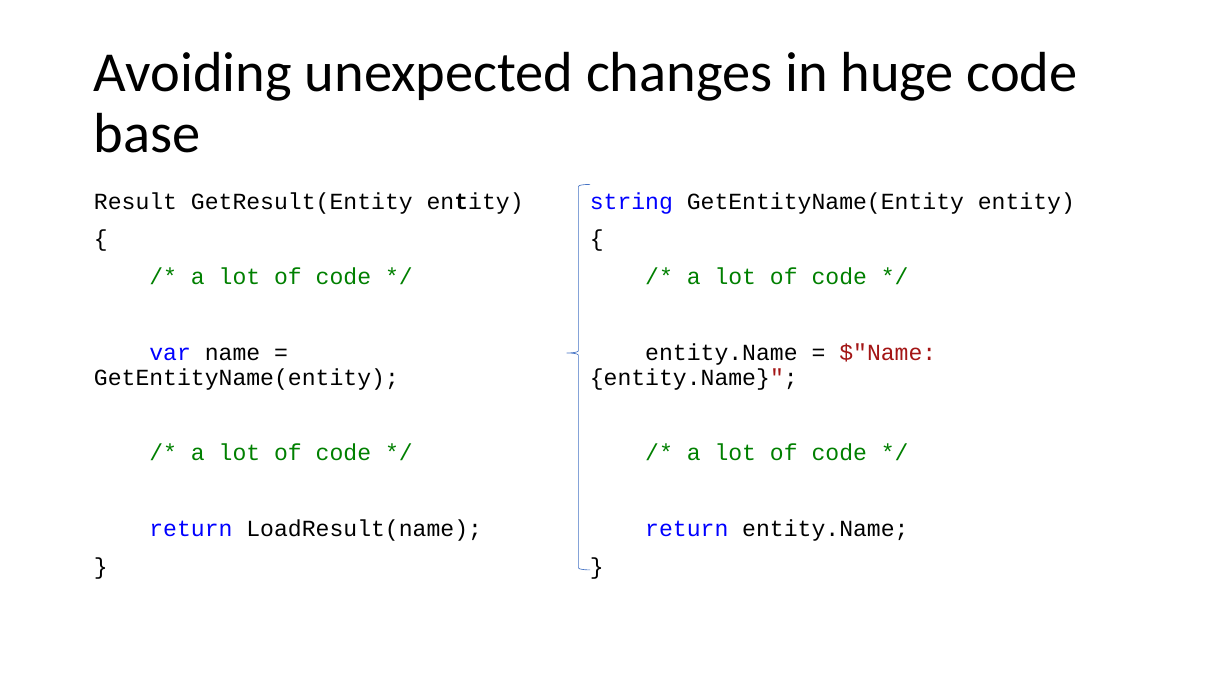
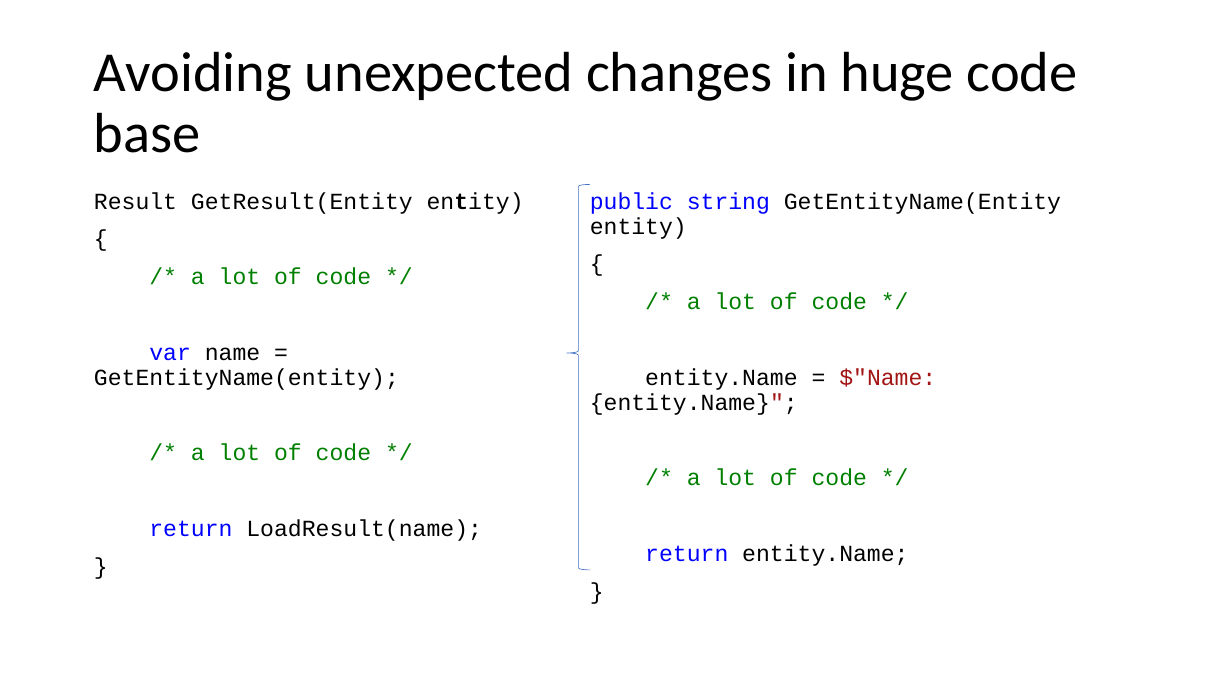
Before and after one commit to kugushev/presentations, a slide deck: slide 6 of Presentation.pptx. Drawn at 1232x693 pixels with LibreOffice and Linux fonts; fonts in the diff are those of the drawing. Boxes give left, top, right and bottom in pixels: in the first picture for what was removed or moved away, otherwise in the second. Text is boxed around its words. In the diff, an @@ line names an element or a change of style, - is before the commit and + after.

```diff
--- a/Presentation.pptx
+++ b/Presentation.pptx
@@ text at [590, 192, 1061, 239]: text changed @@
-string GetEntityName(Entity entity)
+public string GetEntityName(Entity entity)
```
Also in this commit, not shown: 6 other slides changed, 6 slides added, 2 slides removed, 6 other files.
